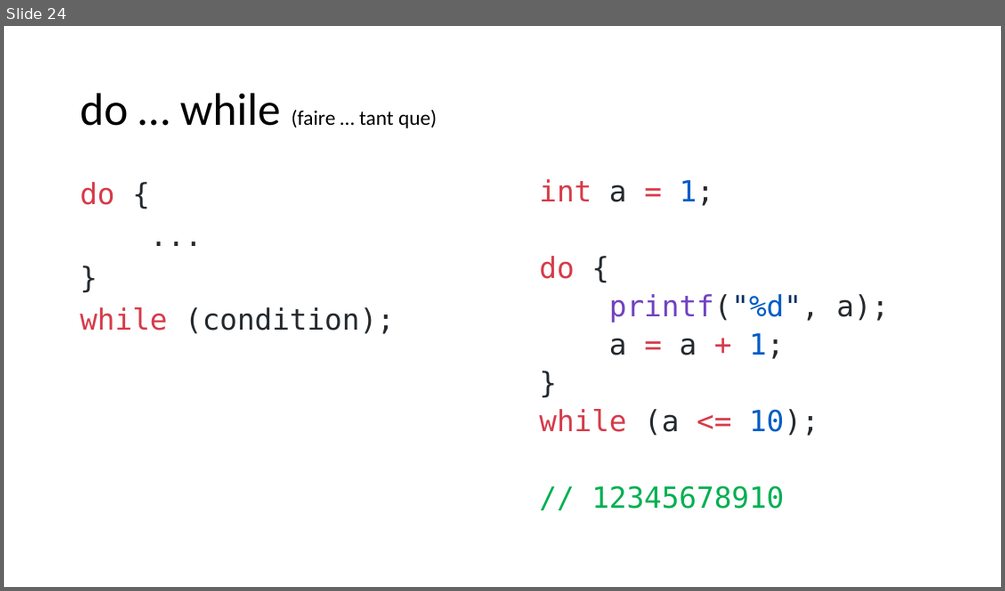
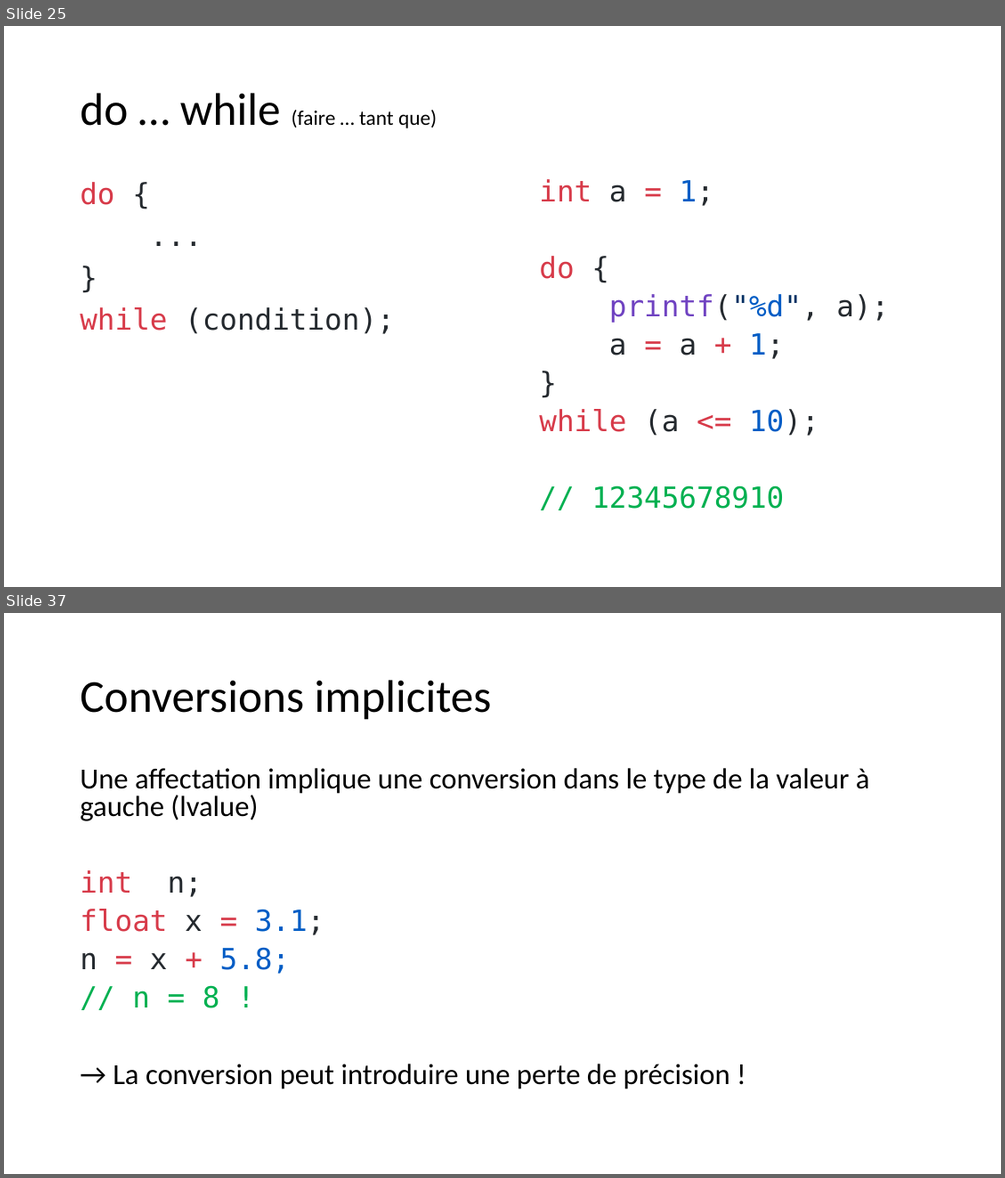
Before and after one commit to Firestorm49/bts-1, a slide deck: 02_C/02_Types-et-operateurs/Types et opérateurs en C.pptx. Shown one above the other, each under a label of ours: slide 24 before the commit, slides 25 and 37 after it; the slides between them are not shown. The pictures are 1005x591 and 1005x1178 pixels, drawn with LibreOffice and Linux fonts; fonts in the diff are those of the drawing. Boxes give left, top, right and bottom in pixels: in the first picture for what was removed or moved away, otherwise in the second. Text is boxed around its words. In the diff, an @@ line names an element or a change of style, - is before the commit and + after.

```diff
--- a/02_C/02_Types-et-operateurs/Types et opérateurs en C.pptx
+++ b/02_C/02_Types-et-operateurs/Types et opérateurs en C.pptx
@@ slide 37 added at (4, 613, 1001, 1174), background #FFFFFF @@
@@ title added at (80, 680, 492, 720), 44 pt, text #000000 @@
+Conversions implicites
@@ text added at (80, 768, 870, 1089), 28 pt, text #000000 @@
+Une affectation implique une conversion dans le type de la valeur à gauche (lvalue)
+int n;
+float x = 3.1;
+n = x + 5.8;
+// n = 8 !
+→ La conversion peut introduire une perte de précision !
@@ what was slide 24 is now slide 25 @@
```
Also in this commit, not shown: 3 slides changed, 13 other slides added, 6 other files.
